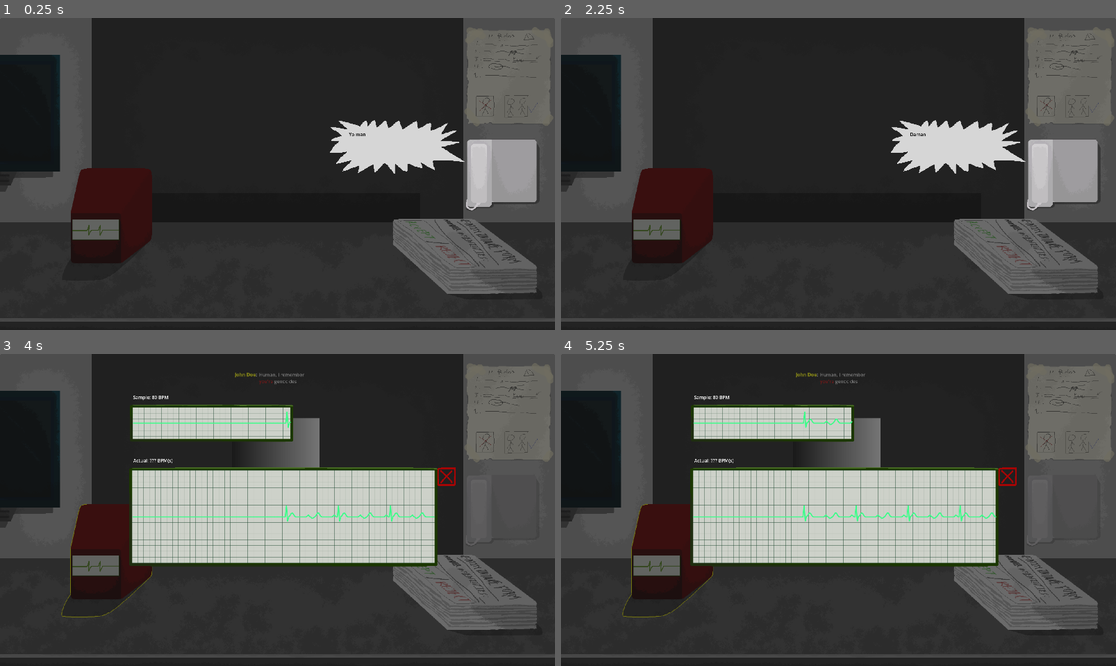
Above: before the commit, frames 1-4 (two rows, left to right).
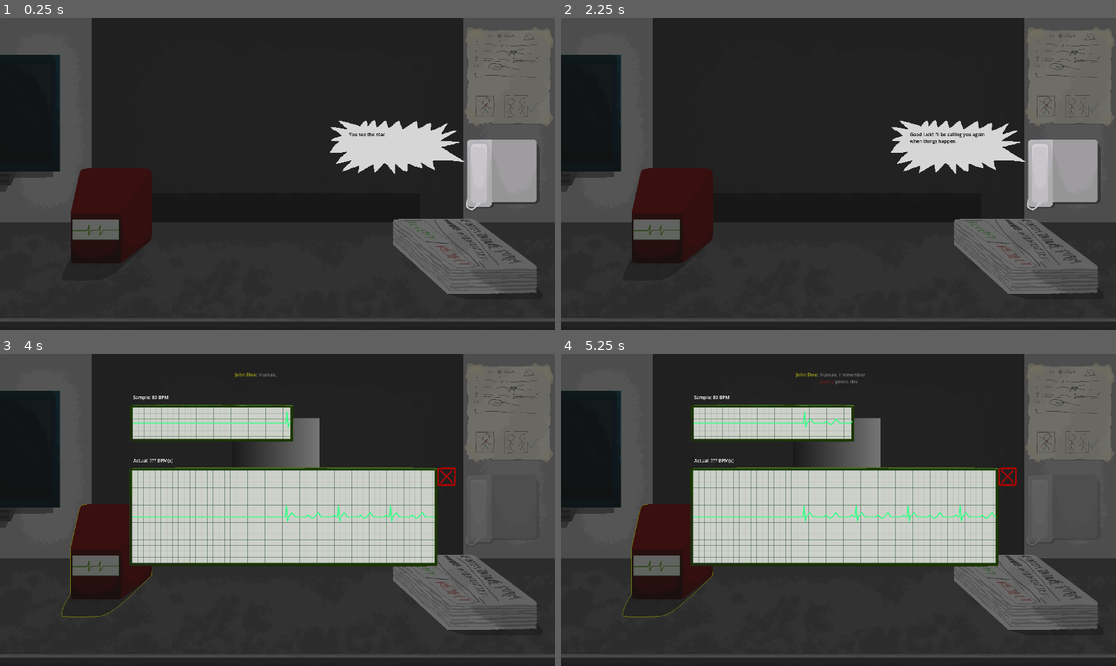
Above: after the commit, the same moments.

Repository: Blulow/brackeysjam
Game: Godot game, scene res://scenes/game.tscn
Two runs of this game, one before a commit and one after it. Both use one fixed random seed, a clock stepped at 60 frames per second and the inputs below.
Inputs (mouse positions are in pixels of both pictures, inside the frame that each line leads up to):
- Up to frame 1 (0.25 s): no input
- Up to frame 2 (2.25 s): tap Enter at 0.5, 2 s; move the mouse to (960, 158) at 0.52 s; click (960, 158) at 0.67 s; tap Space at 1.25 s; move the mouse to (727, 189) at 1.27 s; click (727, 189) at 1.42 s; move the mouse to (894, 105) at 2.02 s; click (894, 105) at 2.17 s
- Up to frame 3 (4 s): tap Space at 2.75 s; move the mouse to (249, 572) at 2.77 s; click (249, 572) at 2.92 s; move the mouse to (111, 550) at 3.52 s; click (111, 550) at 3.67 s
- Up to frame 4 (5.25 s): move the mouse to (588, 447) at 4.27 s; click (588, 447) at 4.42 s; move the mouse to (1071, 413) at 5.02 s; click (1071, 413) at 5.17 s

The runs differ from the first frame. In frame 1, less than 0.1% of the frame differs, in the area x 63-70%, y 36-38%; in frame 2, 0.1%, in the area x 62-77%, y 36-41%; in frame 3, less than 0.1%; in frame 4, nothing differs.

Commit message:
add: dialogue animation

Diff:
--- a/assets/resources/rounds/round_1.tres
+++ b/assets/resources/rounds/round_1.tres
@@ -84,4 +84,4 @@
 heart_rates = Array[ExtResource("3_728il")]([SubResource("Resource_ttiw8")])
 feet_views = Array[ExtResource("1_tr004")]([SubResource("Resource_fbbl2")])
 speech_texts = Array[ExtResource("4_a13lx")]([SubResource("Resource_jkfpe")])
-dialogue = Array[String](["Yo man", "Yemen", "Oman", "Daman"])
+dialogue = Array[String](["You see the stack of papers there? Those are gonna be your way of saying yes or no.", "Good luck! I’ll be calling you again when things happen."])
--- /dev/null
+++ b/scenes/components/ui/animated_text_component.tscn
@@ -0,0 +1,10 @@
+[gd_scene format=3 uid="uid://ccxw87oqfu1he"]
+
+[ext_resource type="Script" uid="uid://lwppupq3s4q5" path="res://scripts/components/ui/animated_text_component.gd" id="1_5bj3j"]
+
+[node name="AnimatedTextComponent" type="Control" unique_id=2094081059]
+layout_mode = 3
+anchors_preset = 0
+offset_right = 40.0
+offset_bottom = 40.0
+script = ExtResource("1_5bj3j")
--- a/scenes/people/speech_text.tscn
+++ b/scenes/people/speech_text.tscn
@@ -1,6 +1,7 @@
 [gd_scene format=3 uid="uid://cq5hbf40p3ec2"]
 
 [ext_resource type="Script" uid="uid://c2r873t22f1hj" path="res://scripts/people/speech_text.gd" id="1_xfk38"]
+[ext_resource type="PackedScene" uid="uid://ccxw87oqfu1he" path="res://scenes/components/ui/animated_text_component.tscn" id="2_eb1x0"]
 
 [node name="SpeechText" type="Control" unique_id=1703869231]
 custom_minimum_size = Vector2(304, 0)
@@ -40,3 +41,6 @@
 size_flags_stretch_ratio = 2.5
 mouse_filter = 1
 bbcode_enabled = true
+
+[node name="AnimatedTextComponent" parent="MarginContainer/HBoxContainer/RichTextLabel2" unique_id=2094081059 instance=ExtResource("2_eb1x0")]
+layout_mode = 0
--- a/scenes/popup_ui/phone_popup.tscn
+++ b/scenes/popup_ui/phone_popup.tscn
@@ -6,6 +6,7 @@
 [ext_resource type="Shader" uid="uid://bw5ewe3knewbx" path="res://assets/shaders/outline.gdshader" id="3_w4sjb"]
 [ext_resource type="Texture2D" uid="uid://4jvvv7su7qd7" path="res://assets/images/ui/speech_text_bubble.png" id="4_sgcqt"]
 [ext_resource type="Texture2D" uid="uid://cvmhytsrknmgi" path="res://assets/images/objects/phone.png" id="4_whmaq"]
+[ext_resource type="PackedScene" uid="uid://ccxw87oqfu1he" path="res://scenes/components/ui/animated_text_component.tscn" id="5_sgcqt"]
 
 [sub_resource type="AtlasTexture" id="AtlasTexture_e71jm"]
 atlas = ExtResource("4_sgcqt")
@@ -94,11 +95,14 @@
 anchor_bottom = 1.0
 offset_left = 65.0
 offset_top = 38.0
-offset_right = 66.0
-offset_bottom = 38.0
+offset_right = -119.0
+offset_bottom = -54.0
 grow_horizontal = 2
 grow_vertical = 2
 theme_override_colors/default_color = Color(0, 0, 0, 1)
+
+[node name="AnimatedTextComponent" parent="UI/AnimatedTextureRect/RichTextLabel" unique_id=2094081059 instance=ExtResource("5_sgcqt")]
+layout_mode = 0
 
 [node name="TextureRect2" type="TextureRect" parent="UI" unique_id=1351519619]
 material = SubResource("ShaderMaterial_whmaq")
@@ -108,3 +112,5 @@
 offset_right = 927.0
 offset_bottom = 148.0
 texture = ExtResource("4_whmaq")
+
+[connection signal="animated" from="UI/AnimatedTextureRect/RichTextLabel/AnimatedTextComponent" to="." method="_on_animator_animated"]
--- /dev/null
+++ b/scripts/components/ui/animated_text_component.gd
@@ -0,0 +1,54 @@
+extends Control
+class_name AnimatedTextComponent
+
+@onready var label := get_parent()
+
+@export var pauses: Dictionary = {
+	"": 0.01,
+	",": 0.3,
+	".": 0.3,
+	"?": 0.3,
+	"!": 0.3
+}
+
+var pending_skip: bool = false
+
+signal animated
+
+func show_text(text: String, idx: int) -> void:
+	label.text = text.substr(0, idx)
+
+func animate(text: String) -> void:
+	var char_count = text.length()
+
+	for i in range(char_count):
+		if pending_skip:
+			show_text(text, text.length())
+			pending_skip = false
+			animated.emit()
+			break
+
+
+		var regex = RegEx.new()
+		regex.compile(r"\[[^\]]+\]")
+		var result = regex.search_all(text)
+
+		var matches = result.map(func(e: RegExMatch): return [e.get_start(), e.get_end()])
+		var richtext_idxs: Array[int]
+		for m in matches:
+			if i >= m[0] and i < m[1]:
+				richtext_idxs.append(i)
+
+		label.text = text.substr(0, i + 1)
+		if not i in richtext_idxs:
+			await get_tree().create_timer(pauses[""]).timeout
+
+		var current_char = text[i]
+		if current_char in pauses:
+			await get_tree().create_timer(pauses[current_char]).timeout
+
+		if i >= char_count - 1:
+			animated.emit()
+
+func skip_animation() -> void:
+	pending_skip = true
--- a/scripts/people/speech_text.gd
+++ b/scripts/people/speech_text.gd
@@ -1,7 +1,7 @@
 extends Control
 
 @onready var speaker_label: RichTextLabel = $MarginContainer/HBoxContainer/RichTextLabel
-@onready var text_label: RichTextLabel = $MarginContainer/HBoxContainer/RichTextLabel2
+@onready var text_animator: AnimatedTextComponent = $MarginContainer/HBoxContainer/RichTextLabel2/AnimatedTextComponent
 
 func set_speaker(speaker: String) -> void:
 	speaker_label.push_bold()
@@ -9,4 +9,4 @@
 	speaker_label.pop()
 
 func set_text(text: String) -> void:
-	text_label.append_text(text)
+	text_animator.animate(text)
--- a/scripts/popup_ui/phone_popup.gd
+++ b/scripts/popup_ui/phone_popup.gd
@@ -1,22 +1,30 @@
 extends Control
 
 @onready var label: RichTextLabel = $UI/AnimatedTextureRect/RichTextLabel
+@onready var animator: AnimatedTextComponent = $UI/AnimatedTextureRect/RichTextLabel/AnimatedTextComponent
 
 var dialogue: Array[String]
 var idx: int = 0
+var animating: bool = false
 
 func _ready() -> void:
 	GameManager.round_manager.dialogue_set.connect(_on_dialogue_set)
 
 func _on_dialogue_set(_dialogue: Array[String]) -> void:
 	dialogue = _dialogue
+	animating = true
 	label.clear()
-	label.append_text(dialogue[idx])
+	animator.animate(dialogue[idx])
 
 func _input(event: InputEvent) -> void:
 	if event is InputEventMouseButton:
 		if event.button_index == MOUSE_BUTTON_LEFT and event.pressed:
-			advance_dialogue()
+			if animating:
+				animating = false
+				animator.skip_animation()
+			else:
+				animating = true
+				advance_dialogue()
 
 func advance_dialogue() -> void:
 	idx += 1
@@ -26,4 +34,7 @@
 		return
 
 	label.clear()
-	label.append_text(dialogue[idx])
+	animator.animate(dialogue[idx])
+
+func _on_animator_animated() -> void:
+	animating = false
Not shown, added: scripts/components/ui/animated_text_component.gd.uid
